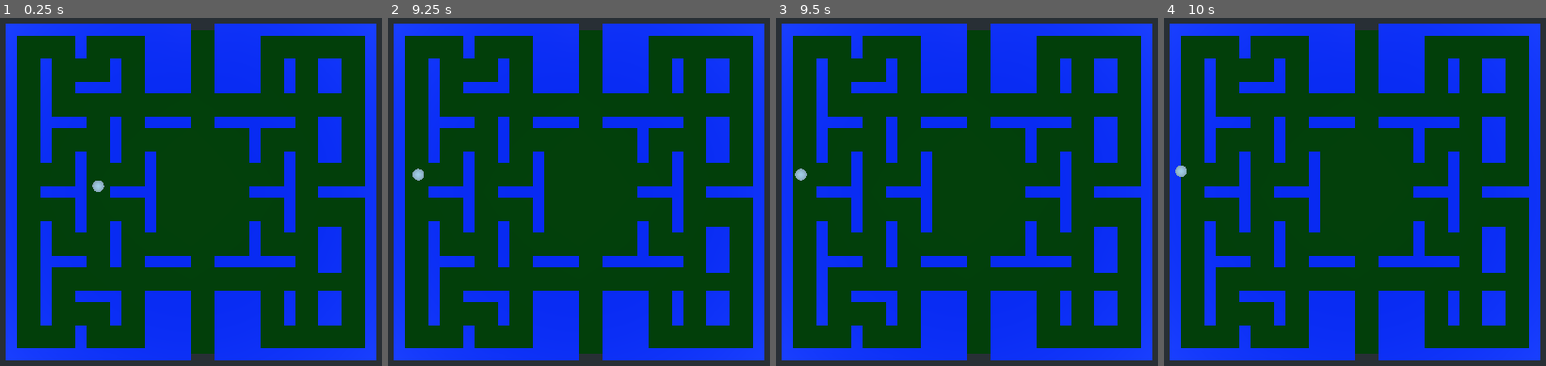
Above: before the commit, frames 1-4 (left to right).
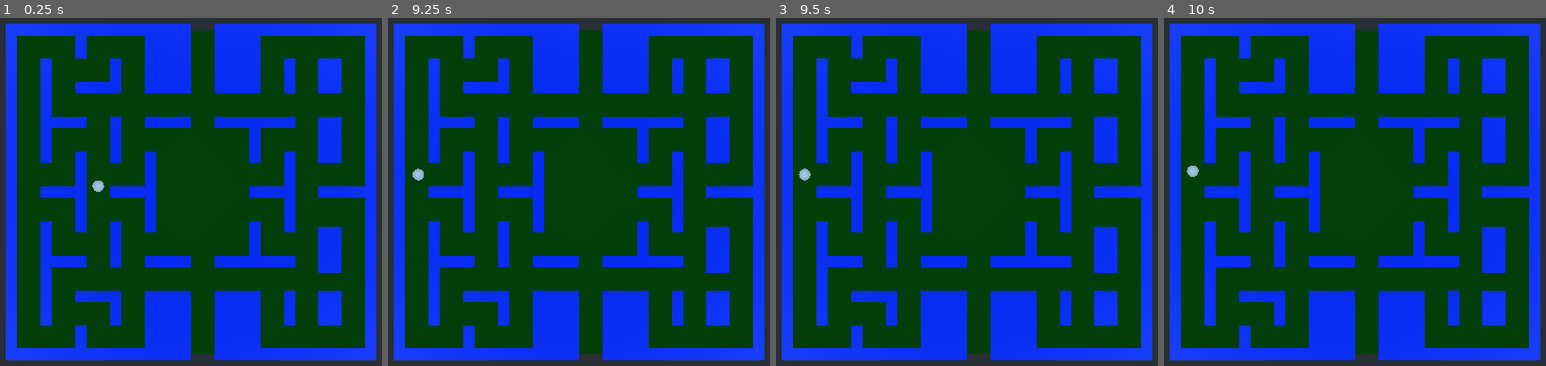
Above: after the commit, the same moments.

Repository: ToBaDi/pacman_3d_first_person
Game: Godot game, scene res://aban/main.tscn
Same seed, same stepped clock (60 frames per second), same inputs: the game is played once before the commit and once after it.
Inputs:
- Up to frame 1 (0.25 s): no input
- Up to frame 2 (9.25 s): tap Enter at 0.5 s; hold Space (start) 0.53-1.28 s; hold Right (right) 0.53-2.03 s; tap Space (start) at 1.35, 2, 2.85, 4.35, 5, 5.85, 6.5, 7.35, 8.85 s; hold Space (start) 2.03-2.78 s; hold Left (left) 2.03-3.53 s; hold Down (back) 3.53-4.28 s; hold Space (start) 3.53-4.28 s; hold Right (right) 4.28-8.03 s; hold Space (start) 5.03-5.78 s; hold Space (start) 6.53-7.28 s; hold Down (back) 8.03-8.78 s; hold Space (start) 8.03-8.78 s; hold Left (left) from 8.78 s (still down)
- Up to frame 3 (9.5 s): keep holding Left (left)
- Up to frame 4 (10 s): release Left (left) at 9.53 s; hold Right (right) from 9.53 s (still down); hold Space (start) from 9.53 s (still down)

Frames 1-2 are identical in both runs. In frame 3, less than 0.1% of the frame differs, in the area x 4-10%, y 43-47%; in frame 4, 0.2%, in the area x 2-10%, y 42-46%.

Commit message:
now is better

Diff:
--- a/aban/main.tscn
+++ b/aban/main.tscn
@@ -97,7 +97,8 @@
 func next_move() -> void:
 	perv_pos = data.player.transform.origin
 	var forward := Vector3.FORWARD.rotated(Vector3.UP, deg2rad(data.player_dir))
-	data.player_raycast.transform = Transform.IDENTITY
+	data.player_raycast.transform.origin = Vector3.ZERO
+	data.player_raycast.global_transform.basis = Basis.IDENTITY
 	data.player_raycast.cast_to = forward * 3
 	data.player_raycast.force_raycast_update()
 	if not data.player_raycast.get_collider():
